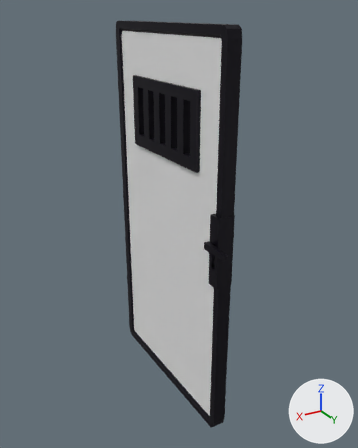
A saved change to the FBX model Assets/Art/Models/White room door.fbx.
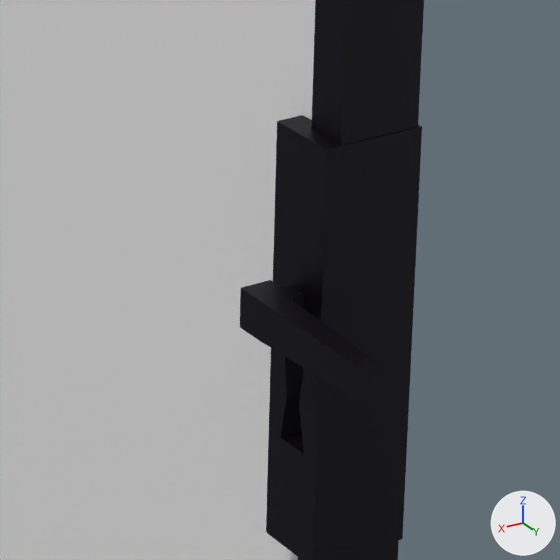
There are two pictures of each version: one whole from a 50 mm lens placed at (1.323, 2.304, 2.233), pointed at (-0.021, 0.063, 1.112), one close up on the part from 46% to 72% of the width and 43% to 64% of the height. The axes (+X, +Y, +Z) are drawn at lower right. The lights are the same throughout. Where no turn or scale is listed for an object, it has been applied to the vertices.

Objects in the first close-up: 'Cube', 'Handle1', 'HandleBase'.
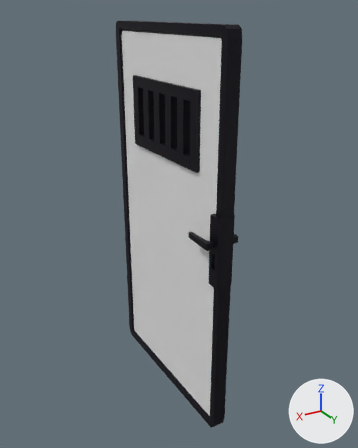
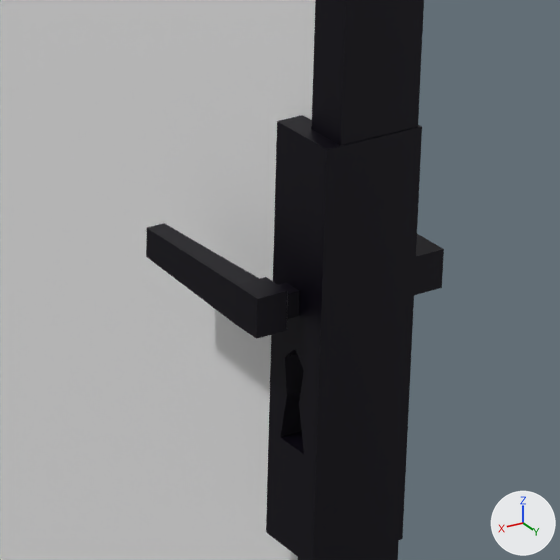
The newer file is also turned or shifted as a whole; pictures and numbers use the older file's frame.

Boxes [x1, y1, x2, y2] around the edits, measured in the close-ups (560 x 560 px):
'Handle1', mesh turned
    before: [240, 280, 387, 406]
    after: [146, 223, 300, 339]
'Handle1.001', added (black)
    after: [414, 234, 444, 295]

Patch to the scene script:
```diff
--- a/Assets/Art/Models/White room door.fbx.py
+++ b/Assets/Art/Models/White room door.fbx.py
@@ mat_door_001 @@
+mat_door_001 = principled_material('door.001')
+mat_door_001.base_color = (0.00272, 0.00116, 0.00714)  # black #090414
+mat_door_001.metallic = 0.5
@@ me_cube_004 @@
 me_cube_004.from_pydata(...)  # 36 vertices, 34 faces; spans x 0.047..0.098, y 0.499..0.672, z 1.166..1.201
 # used by ob_handle1; location = (0.0, 0.0, 0.0)
+# me_cube_004 part 1: the whole mesh is turned -180 degrees about the x axis through its middle, then moved by (0.0, -0.148, 0.0)
 me_cube_004.materials.append(mat_door)
@@ me_cube_001 @@
+me_cube_001.from_pydata(...)  # 36 vertices, 34 faces; spans x -0.089..-0.039, y 0.912..1.084, z 1.166..1.201
+me_cube_001.materials.append(mat_door_001)  # black #090414
@@ ob_handle1_001 @@
+ob_handle1_001 = bpy.data.objects.new('Handle1.001', me_cube_001)
+ob_handle1_001.location = (0.0, -0.56, 0.0)
```
